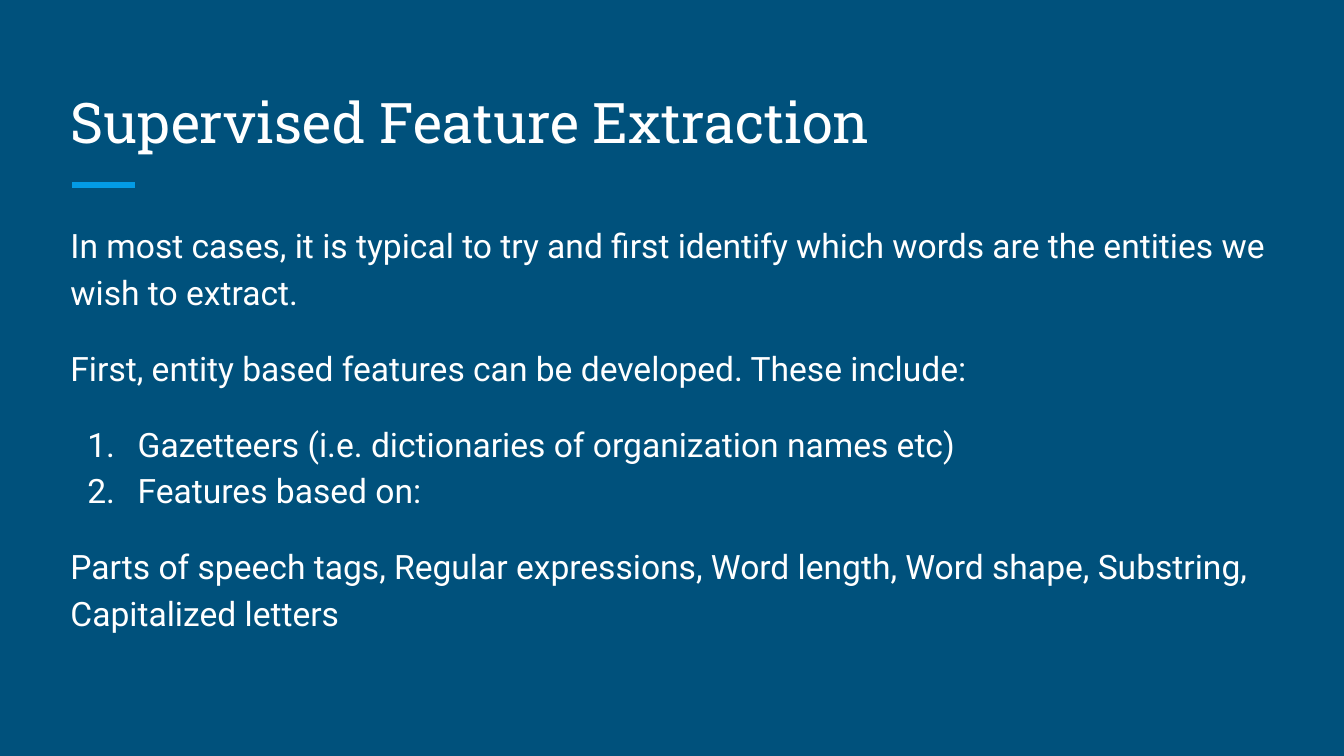
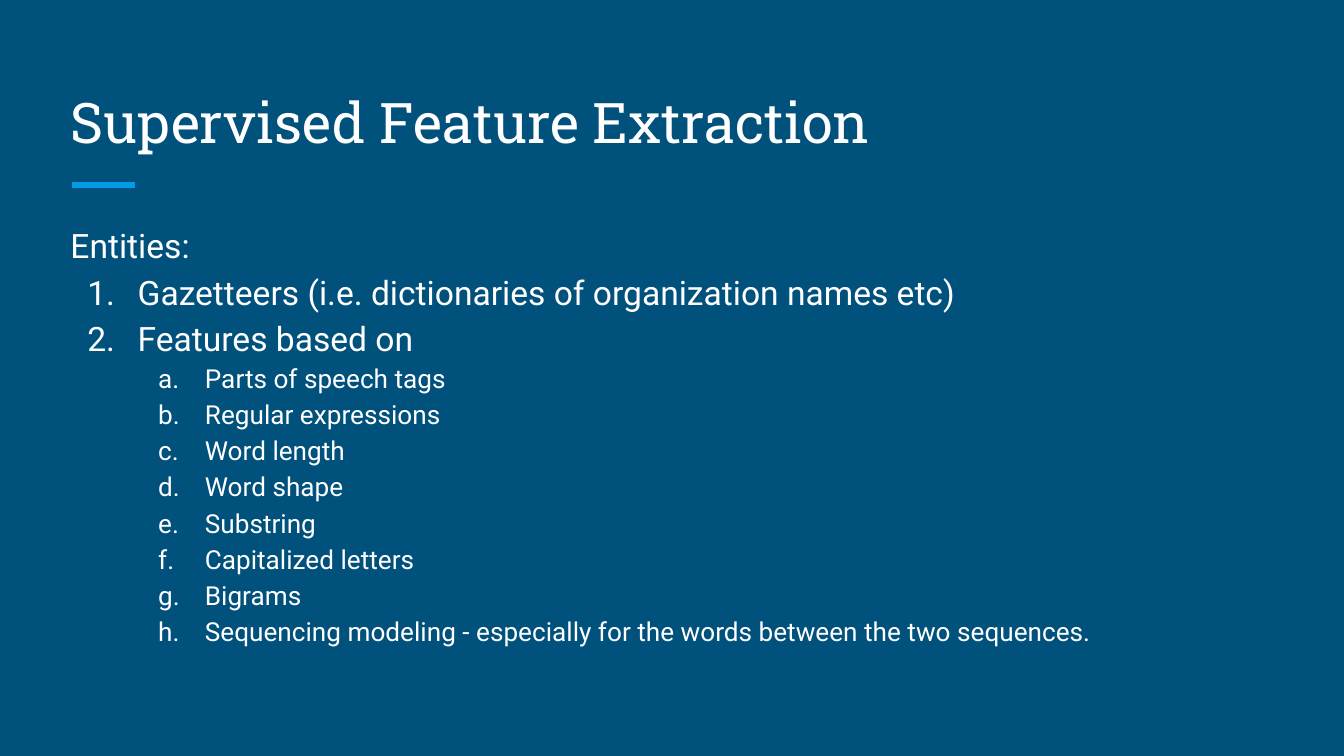
Before and after one commit to xchen35/Experienment_on_Relation_Extration, a slide deck: slide 3 of 7374Assignment4_relation_extraction.pptx. Drawn at 1344x756 pixels with LibreOffice and Linux fonts; fonts in the diff are those of the drawing. Boxes give left, top, right and bottom in pixels: in the first picture for what was removed or moved away, otherwise in the second. Text is boxed around its words. In the diff, an @@ line names an element or a change of style, - is before the commit and + after.

```diff
--- a/7374Assignment4_relation_extraction.pptx
+++ b/7374Assignment4_relation_extraction.pptx
@@ text at bbox=[70, 234, 189, 259]: text changed @@
-In most cases, it is typical to try and first identify which words are the entities we wish to extract.
-First, entity based features can be developed. These include:
+Entities:
@@ text at bbox=[138, 278, 955, 313]: less space between paragraphs @@
@@ text at bbox=[138, 325, 1090, 647]: text changed; size 18 to 14 pt @@
-2. Features based on:
-Parts of speech tags, Regular expressions, Word length, Word shape, Substring, Capitalized letters
+2. Features based on
+  a. Parts of speech tags
+  b. Regular expressions
+  c. Word length
+  d. Word shape
+  e. Substring
+  f. Capitalized letters
+  g. Bigrams
+  h. Sequencing modeling - especially for the words between the two sequences.
```
Also in this commit, not shown: 2 other slides changed, 1 slide removed.
